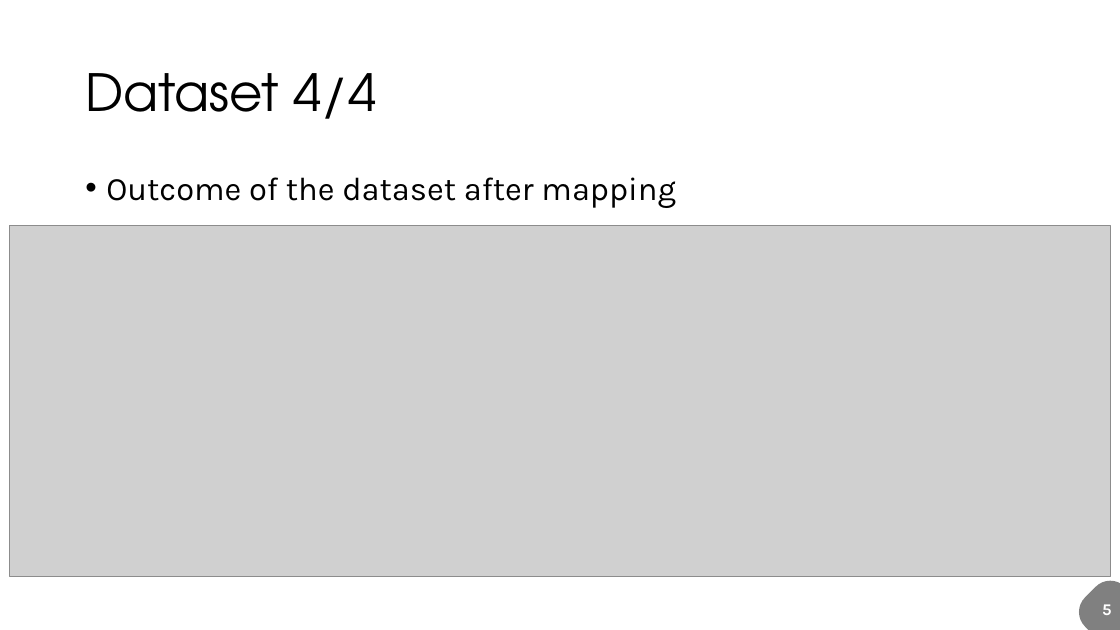
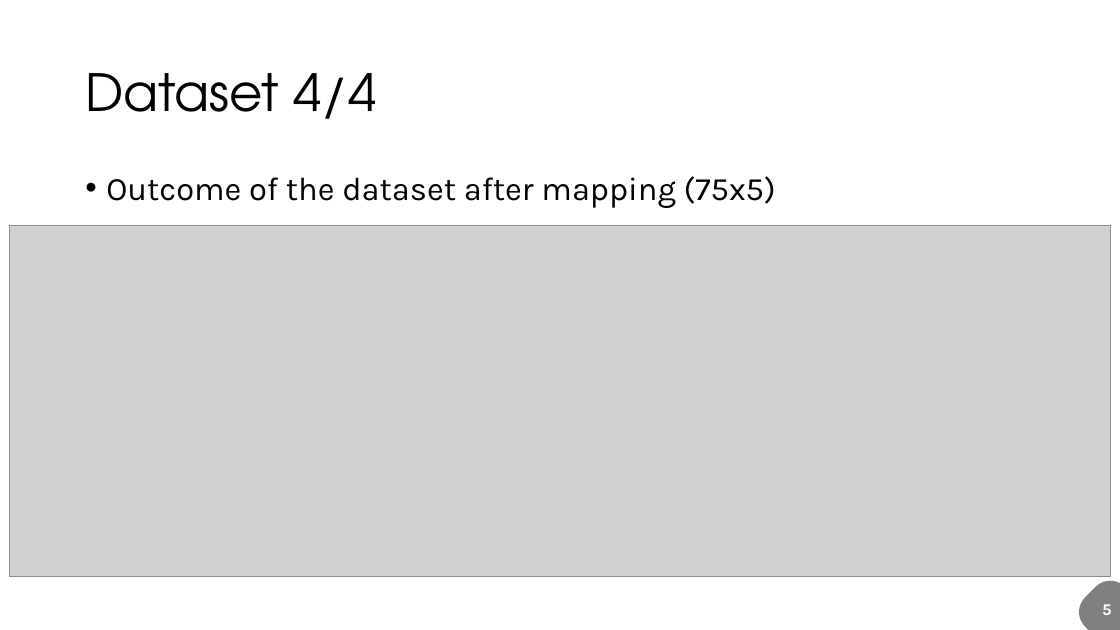
Before and after one commit to fuksi/bda_project_2018, a slide deck: slide 6 of BWF_presentation.pptx. Drawn at 1120x630 pixels with LibreOffice and Linux fonts; fonts in the diff are those of the drawing; grey boxes stand for pictures. Boxes give left, top, right and bottom in pixels: in the first picture for what was removed or moved away, otherwise in the second. Text is boxed around its words. In the diff, an @@ line names an element or a change of style, - is before the commit and + after.

Commit message:
Update

```diff
--- a/BWF_presentation.pptx
+++ b/BWF_presentation.pptx
@@ text at box(106, 176, 776, 208): text changed @@
-• Outcome of the dataset after mapping
+• Outcome of the dataset after mapping (75x5)
```
